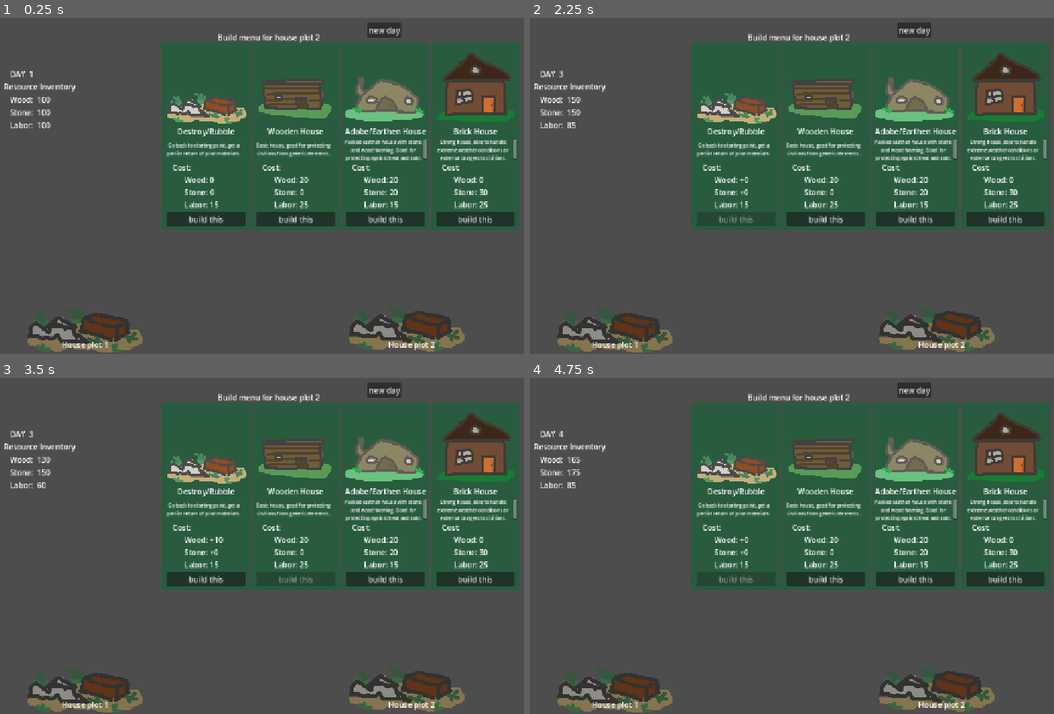
Above: before the commit, frames 1-4 (two rows, left to right).
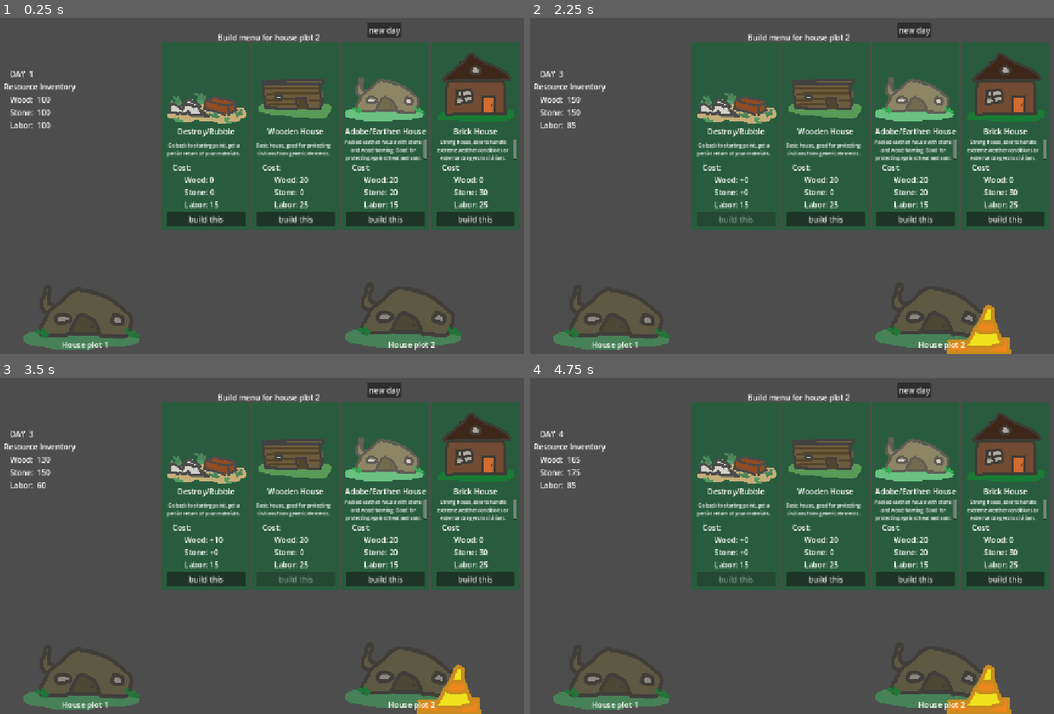
Above: after the commit, the same moments.

Repository: FloweringTre/Next-Deployment
Game: Godot game, scene res://scenes/community.tscn
Two runs of this game, one before a commit and one after it. Both use one fixed random seed, a clock stepped at 60 frames per second and the inputs below. The project has no main scene, so this scene is started directly.
Inputs:
- Up to frame 1 (0.25 s): no input
- Up to frame 2 (2.25 s): click "new day" at 0.5 s; click "new day" at 1.25 s; click "build this" at 2 s
- Up to frame 3 (3.5 s): click "build this" at 2.75 s
- Up to frame 4 (4.75 s): click "new day" at 3.5 s; click "build this" at 4.25 s

The runs differ from the first frame. In frame 1, 3.7% of the frame differs, in the area x 4-89%, y 85-100%; in frame 2, 4.2%, in the area x 4-92%, y 85-100%; in frame 3, 4.2%; in frame 4, 4.2%.
Error before the commit: Invalid access to property or key '{ &"name": "Home Plot 2", &"type": "house", &"built": "rubble", &"worked_today": false, &"queued": "" }' on a base object of…
Error after the commit: Invalid access to property or key 'rubble' on a base object of type 'Dictionary'. (res://objects/building.gd:25)

Commit message:
building pulls from buy sheet now

Diff:
--- a/objects/building.gd
+++ b/objects/building.gd
@@ -1,36 +1,61 @@
 extends Node2D
 
 var mouse_on : bool = false
-@export var myself : String = "building"
+@export_enum("house", "community", "farm") var type #0-house / 1-community / 2-farm
 @export var plot_spot : String
+@export var h_frames : int
+@export var v_frames : int
+
+var reference_dictionary : Dictionary
+var is_open : bool = false
 
 func _ready() -> void:
-	$Sprite2D.frame = 0
 	Globals.object_interaction.connect(_on_global_interaction)
 	_on_area_2d_mouse_exited()
+	match type:
+		0: # house
+			reference_dictionary = BuySheet.ShelterDwellings.duplicate(true)
+		1: #community
+			reference_dictionary = BuySheet.CommunityGathering.duplicate(true)
+		2: # farm
+			reference_dictionary = BuySheet.FarmingFields.duplicate(true)
+	set_up()
+
+func set_up() -> void:
+	$Sprite2D.texture = reference_dictionary[BuySheet.BuildingInventory[plot_spot]["built"]]["source"]
+	$Sprite2D.hframes = h_frames
+	$Sprite2D.vframes = v_frames
+	$Sprite2D.frame = reference_dictionary[BuySheet.BuildingInventory[plot_spot]["built"]]["image"][0]
+
 
 func _on_global_interaction(reciever, sender, message):
 	match reciever:
-		myself:
-			$Sprite2D.frame = message
+		plot_spot:
+			if sender == "Build_Menu" && message == "closed":
+				is_open = false
+				#print("build menu swapped - ", plot_spot)
 
 		"GLOBAL_ALERT":
 			match message:
 				"Not Enough Resources":
 					$Area2D/CollisionShape2D.disabled = true
 				"new_day":
+					$Sprite2D.frame = reference_dictionary[BuySheet.BuildingInventory[plot_spot]["built"]]["image"][0]
+					$cone.visible = false
 					$Area2D/CollisionShape2D.disabled = false
 
 		"GLOBAL_PURCHASE":
 			if plot_spot == message:
-				$Sprite2D.frame = BuySheet.ShelterDwellings[BuySheet.BuildingInventory[plot_spot]]["image"]
+				$cone.visible = true
+				$Area2D/CollisionShape2D.disabled = true
 
 
 func _input(event: InputEvent) -> void:
 	if event.is_action_pressed("left_click") and mouse_on:
-		pass
-		#print(mouse_on, " - CLICK!")
-		#Globals.interact_with("global_building", myself, $Sprite2D.frame)
+		#print(is_open, " - ", plot_spot)
+		Globals.interact_with("Build_Menu", plot_spot, str(is_open))
+		is_open = !is_open
+		#print(is_open)
 
 func _on_area_2d_mouse_entered() -> void:
 	mouse_on = true
--- a/objects/building.tscn
+++ b/objects/building.tscn
@@ -2,9 +2,10 @@
 
 [ext_resource type="Script" uid="uid://cl3vywffmdhe7" path="res://objects/building.gd" id="1_gfisn"]
 [ext_resource type="Texture2D" uid="uid://6o10rkql523o" path="res://assets/test_building-Sheet.png" id="2_515t0"]
+[ext_resource type="Texture2D" uid="uid://bdvw6rdyp4io3" path="res://assets/cone.png" id="3_515t0"]
 
 [sub_resource type="RectangleShape2D" id="RectangleShape2D_gfisn"]
-size = Vector2(514, 431)
+size = Vector2(514, 268.5)
 
 [node name="building" type="Node2D" unique_id=978927594]
 script = ExtResource("1_gfisn")
@@ -12,11 +13,17 @@
 [node name="Sprite2D" type="Sprite2D" parent="." unique_id=47930915]
 texture = ExtResource("2_515t0")
 hframes = 4
+frame = 2
+
+[node name="cone" type="Sprite2D" parent="." unique_id=1660744722]
+visible = false
+position = Vector2(62, 39)
+texture = ExtResource("3_515t0")
 
 [node name="Area2D" type="Area2D" parent="." unique_id=517517223]
 
 [node name="CollisionShape2D" type="CollisionShape2D" parent="Area2D" unique_id=1305664626]
-position = Vector2(7, -23.5)
+position = Vector2(4, 123.25)
 shape = SubResource("RectangleShape2D_gfisn")
 
 [connection signal="mouse_entered" from="Area2D" to="." method="_on_area_2d_mouse_entered"]
